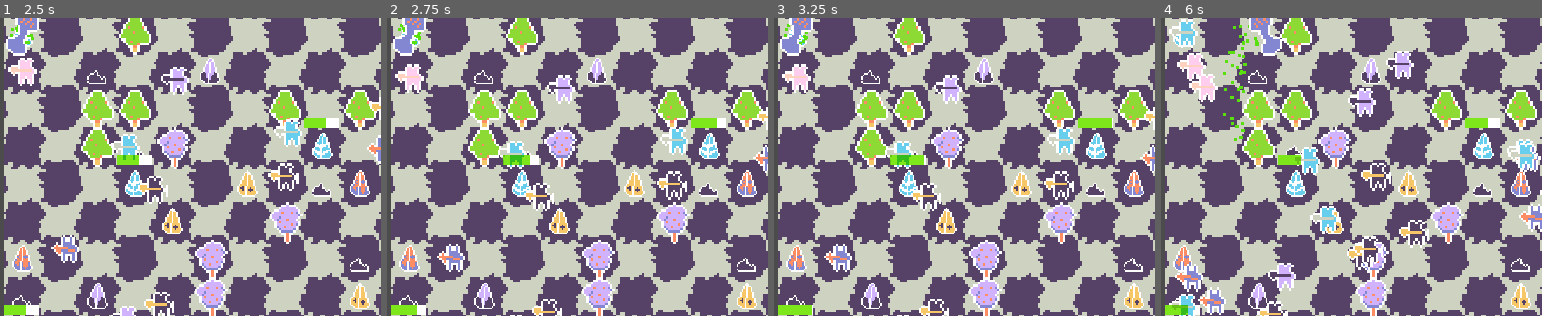
Above: before the commit, frames 1-4 (left to right).
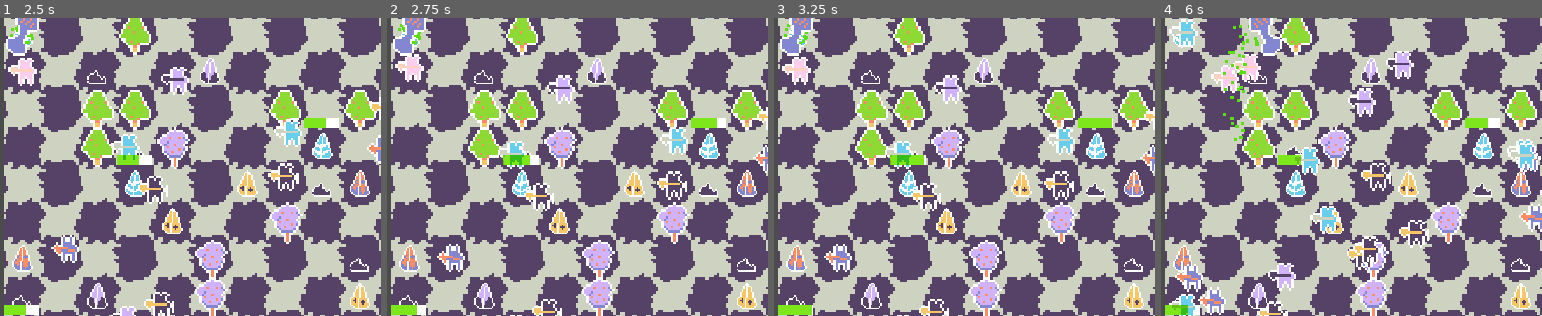
Above: after the commit, the same moments.

Repository: zac112/HenriKuest
Game: Godot game, scene res://Assets/Scenes/Main.tscn
Two runs of this game, one before a commit and one after it. Both use one fixed random seed, a clock stepped at 60 frames per second and the inputs below. The engine's default icon, where the game draws it, is replaced by a stand-in: a white triangle on a blue panel in a dark square.
Inputs:
- Up to frame 1 (2.5 s): hold W (move_up) 0.53-2.03 s; tap C (command_troops) at 0.6, 1.35, 2.1 s; hold A (move_left) from 2.03 s (still down)
- Up to frame 2 (2.75 s): keep holding A (move_left)
- Up to frame 3 (3.25 s): keep holding A (move_left); tap C (command_troops) at 2.85 s
- Up to frame 4 (6 s): release A (move_left) at 3.53 s; hold S (move_down) 3.53-4.28 s; tap C (command_troops) every 0.75 s from 3.6 to 5.85 s; hold D (move_right) 4.28-5.03 s; hold W (move_up) 5.03-5.78 s; hold D (move_right) from 5.78 s (still down)
The pictures show only the part of the screen within x 0-50%, y 3-53%; the shares and areas given below are measured in that part.

Frame 1 is identical in both runs. In frame 2, 0.6% of the frame differs, in the area x 2-10%, y 12-26%; in frame 3, 0.5%; in frame 4, 1.6%, in the area x 4-27%, y 11-29%.

Commit message:
Teltan omistajan vaihto

Diff:
--- a/Assets/Scenes/Fighter.gd
+++ b/Assets/Scenes/Fighter.gd
@@ -44,7 +44,10 @@
 	while true:
 		yield(get_tree().create_timer(0.8), "timeout")
 		changeDirection()
-		isMoving = !isMoving
+		if (target.is_in_group("Player")):
+			isMoving = true
+		else:
+			isMoving = !isMoving
 
 func changeDirection():
 	rng.randomize()
--- a/Assets/Scripts/Tent.gd
+++ b/Assets/Scripts/Tent.gd
@@ -69,6 +69,9 @@
 # Change the ownership of the tent.
 func setOwnership(targetPlayerNumber):
 	ownerPlayerNumber = targetPlayerNumber
+	_destroy()
+	grid.spawnTent(get_parent(), targetPlayerNumber)
+	print("Vaihdetaan omistaja")
 
 
 # Destroys the tent and its child timer.
--- a/Assets/Scripts/grid.gd
+++ b/Assets/Scripts/grid.gd
@@ -76,6 +76,9 @@
 			tiles[x].append(tile)
 
 
+func spawnTent(tile, number):
+	tile.get_node(".").addContent(tents[number].instance())
+
 func getTileWPos(worldPos):
 	var x = int((worldPos.x + gridOffset) / tileSize)
 	var y = int((worldPos.y + gridOffset) / tileSize)
